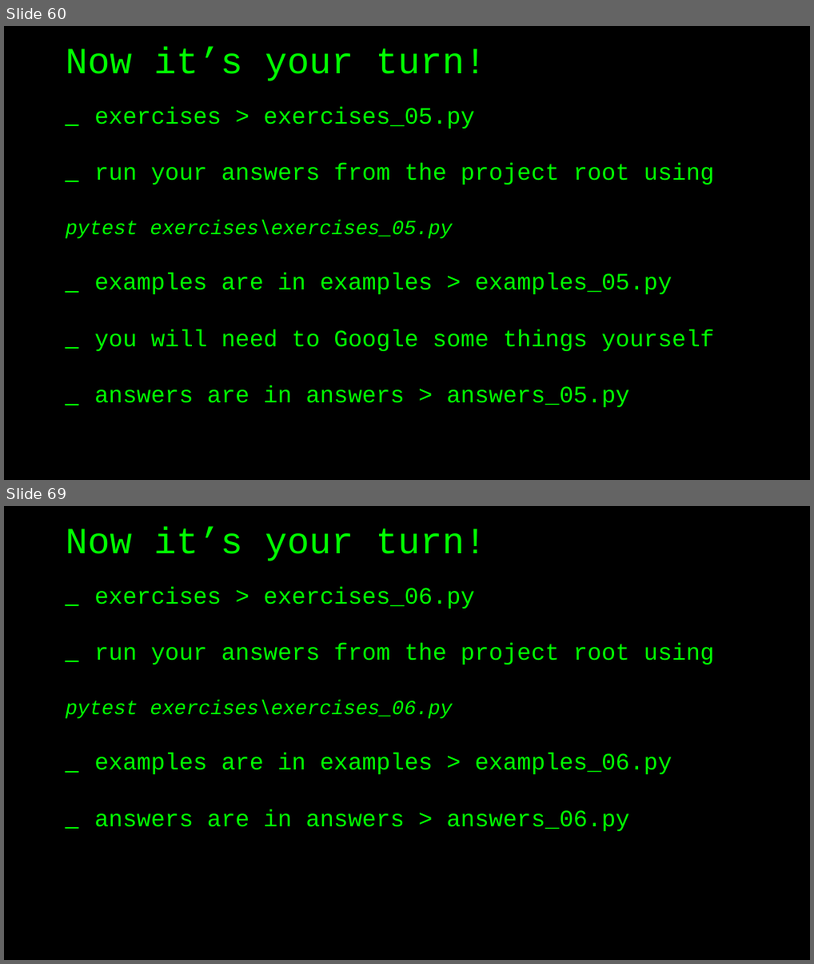
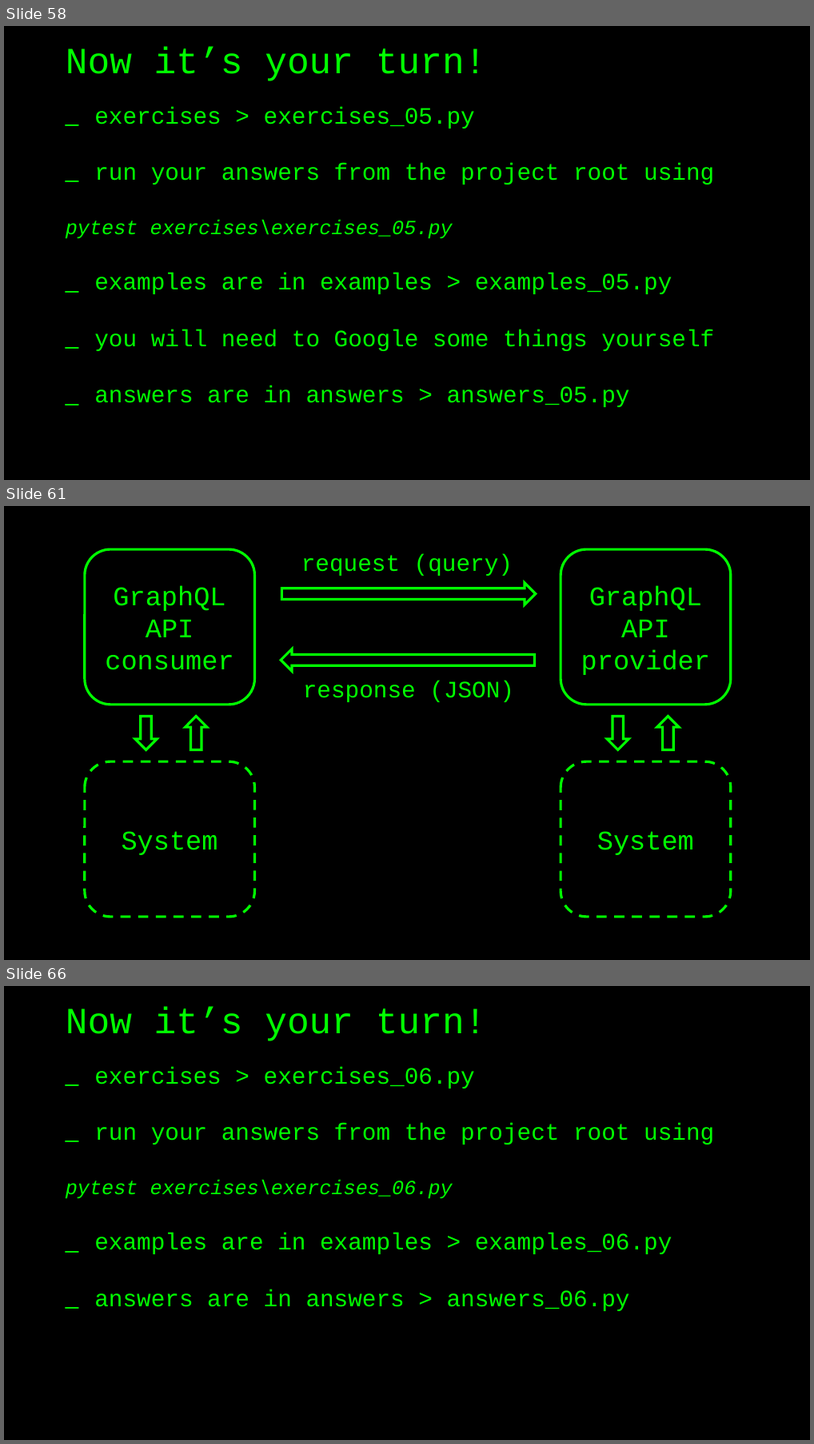
Before and after one commit to basdijkstra/requests-workshop, a slide deck: python-requests-workshop.pptx. Shown one above the other, each under a label of ours: slides 60 and 69 before the commit, slides 58, 61 and 66 after it; the slides between them are not shown. The pictures are 814x964 and 814x1444 pixels, drawn with LibreOffice and Linux fonts; fonts in the diff are those of the drawing. Boxes give left, top, right and bottom in pixels: in the first picture for what was removed or moved away, otherwise in the second. Text is boxed around its words. In the diff, an @@ line names an element or a change of style, - is before the commit and + after.

```diff
--- a/python-requests-workshop.pptx
+++ b/python-requests-workshop.pptx
@@ slide 61 added at (4, 506, 810, 960), background #000000 @@
@@ rounded rectangle added at (85, 549, 254, 704), outline #00FF00 3 pt, 32 pt, text #00FF00 @@
+GraphQL API consumer
@@ rounded rectangle added at (561, 549, 731, 704), outline #00FF00 3 pt, 32 pt, text #00FF00 @@
+GraphQL API provider
@@ text added at (302, 554, 513, 576), 28 pt, text #00FF00 @@
+request (query)
@@ right arrow added at (282, 583, 536, 604), outline #00FF00 3 pt @@
@@ right arrow added at (281, 648, 535, 671), outline #00FF00 3 pt @@
@@ text added at (303, 680, 514, 702), 28 pt, text #00FF00 @@
+response (JSON)
@@ right arrow added at (135, 716, 157, 750), outline #00FF00 3 pt @@
@@ right arrow added at (186, 716, 207, 750), outline #00FF00 3 pt @@
@@ right arrow added at (608, 716, 630, 750), outline #00FF00 3 pt @@
@@ right arrow added at (658, 716, 680, 750), outline #00FF00 3 pt @@
@@ rounded rectangle added at (85, 761, 254, 916), outline #00FF00 3 pt dashed, 32 pt, text #00FF00 @@
+System
@@ rounded rectangle added at (561, 761, 731, 916), outline #00FF00 3 pt dashed, 32 pt, text #00FF00 @@
+System
@@ what was slide 60 is now slide 58 @@
@@ what was slide 69 is now slide 66 @@
```
Also in this commit, not shown: 16 slides changed, 6 other slides added, 10 slides removed, 2 other files.
